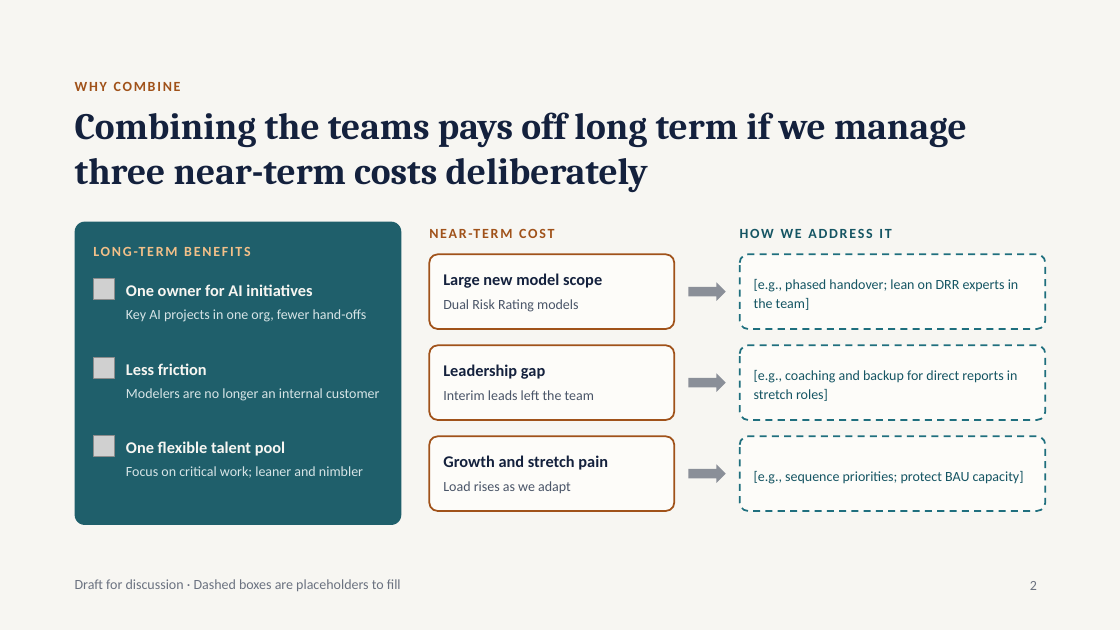
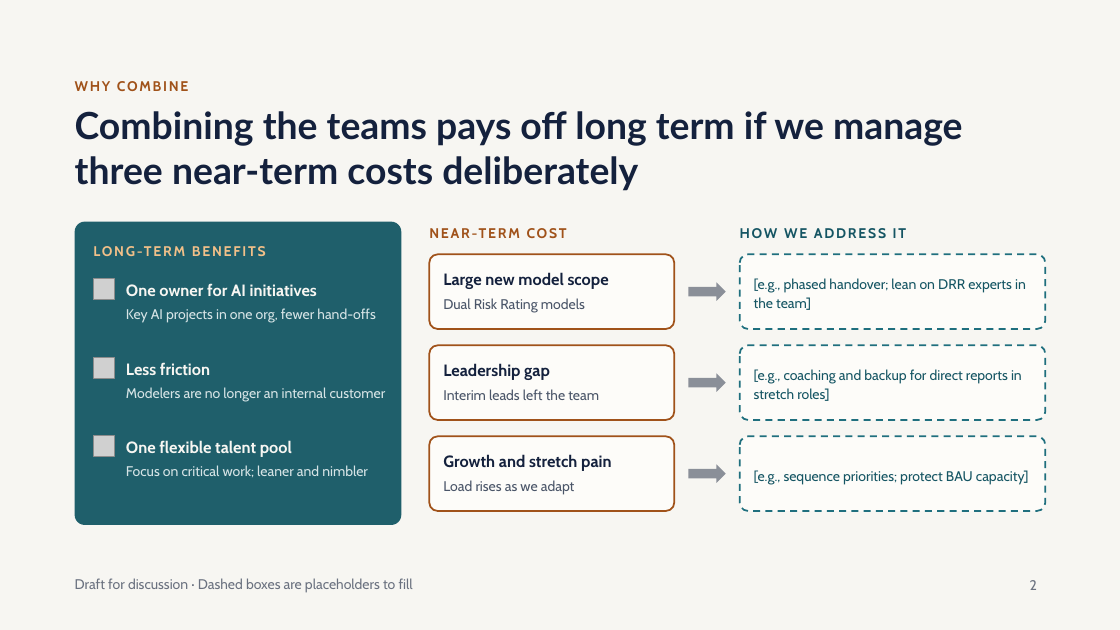
Before and after one commit to wwd1015/slide-template, a slide deck: slide 2 of Unified Team Strategy.pptx. Drawn at 1120x630 pixels with LibreOffice and Linux fonts; fonts in the diff are those of the drawing; grey boxes stand for pictures. Boxes give left, top, right and bottom in pixels: in the first picture for what was removed or moved away, otherwise in the second. Text is boxed around its words. In the diff, an @@ line names an element or a change of style, - is before the commit and + after.

```diff
--- a/Unified Team Strategy.pptx
+++ b/Unified Team Strategy.pptx
@@ title "Combining the teams pays off ..." at [75,111,963,191]: font Cambria to Lato @@
@@ font Calibri to Cabin in 20 elements at [75,81,188,91], [93,240,385,261], [126,283,317,296], [126,308,375,323], [126,362,210,375], [126,387,386,402], [126,440,292,457], [126,465,368,477], [429,222,675,243], [740,228,906,238], [443,272,609,289], [443,298,585,313], [754,278,1026,310], [443,363,550,380], [443,389,599,400], [754,369,1022,401], [443,454,611,471], [443,480,575,495], [754,470,1029,485], [75,578,413,593] @@
```
Also in this commit, not shown: 8 other slides changed.
